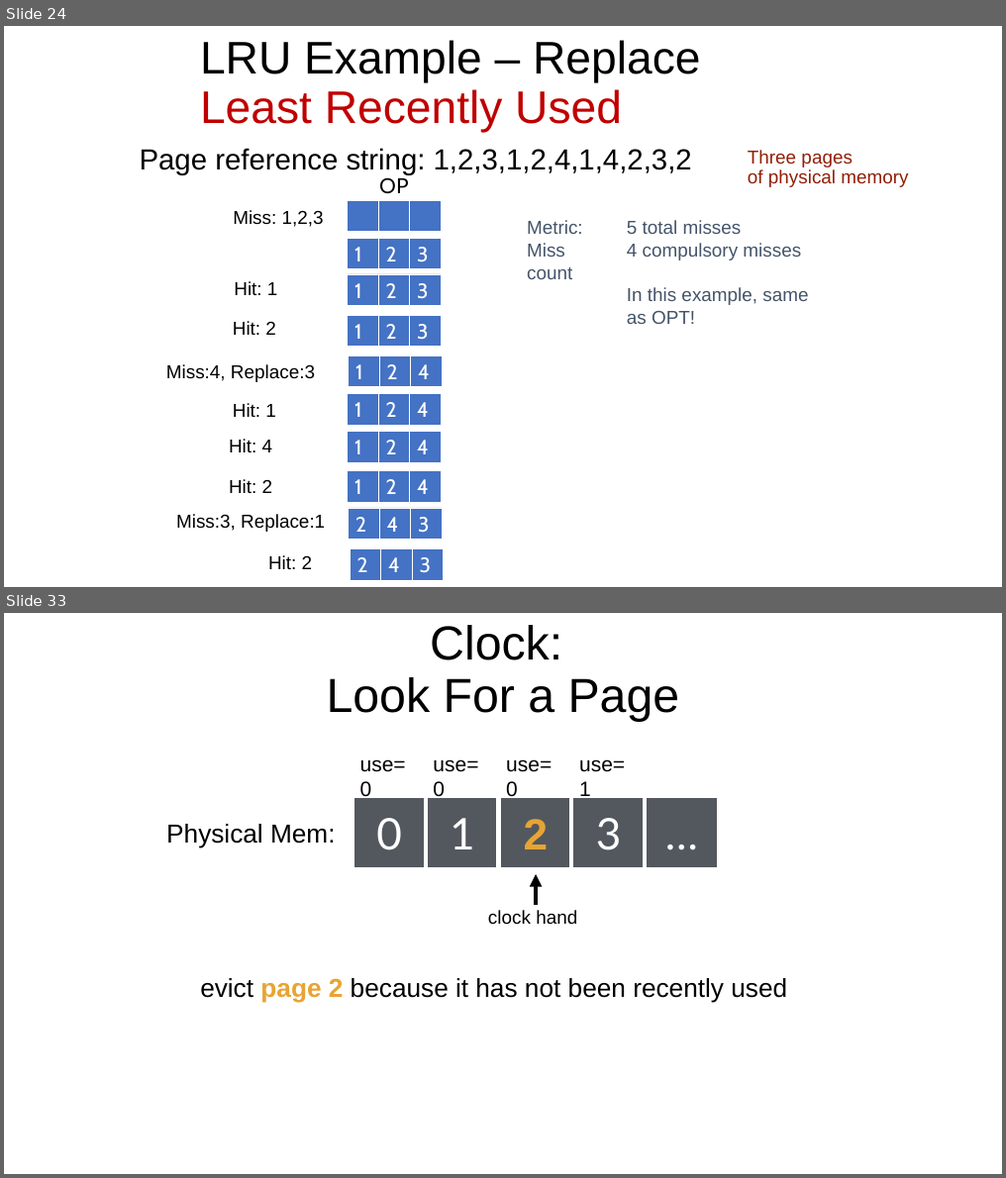
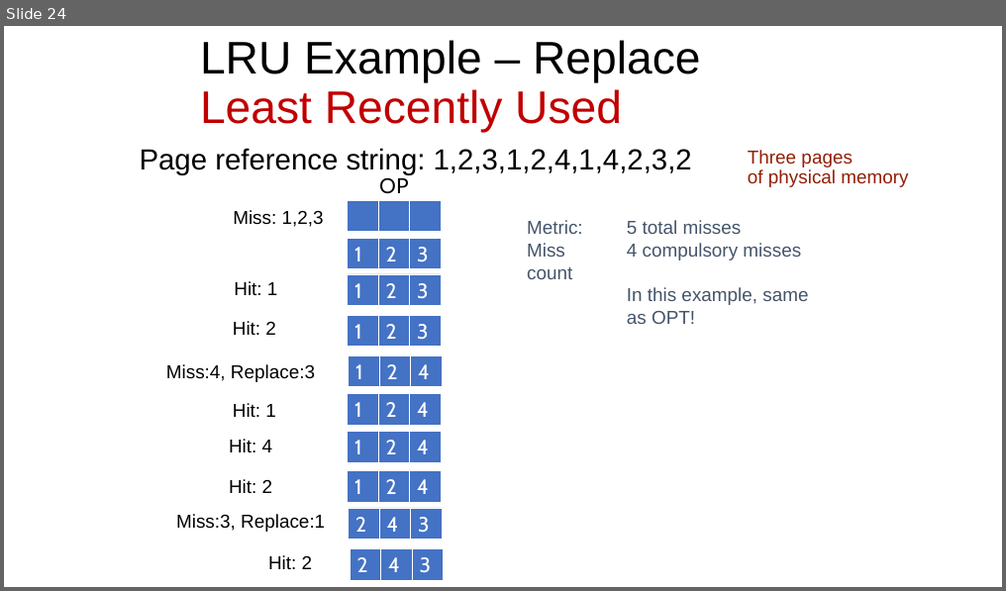
Before and after one commit to ngsrinivas/coursegen, a slide deck: ex/416-F23/staging/416-F23/lectures/08-virtual-memory.pptx. Shown one above the other, each under a label of ours: slides 24 and 33 before the commit, slide 24 after it; the slides between them are not shown. The pictures are 1006x1178 and 1006x591 pixels, drawn with LibreOffice and Linux fonts; fonts in the diff are those of the drawing. Boxes give left, top, right and bottom in pixels: in the first picture for what was removed or moved away, otherwise in the second. Text is boxed around its words. In the diff, an @@ line names an element or a change of style, - is before the commit and + after.

```diff
--- a/ex/416-F23/staging/416-F23/lectures/08-virtual-memory.pptx
+++ b/ex/416-F23/staging/416-F23/lectures/08-virtual-memory.pptx
@@ slide 33 removed at [4, 613, 1002, 1174], background #FFFFFF @@
@@ title removed at [327, 625, 680, 721] @@
-Clock:
-Look For a Page
@@ text removed at [360, 760, 406, 800] @@
-use=0
@@ text removed at [433, 760, 478, 800] @@
-use=0
@@ text removed at [506, 760, 551, 800] @@
-use=0
@@ text removed at [579, 760, 625, 800] @@
-use=1
@@ rectangle removed at [352, 796, 426, 869] @@
-0
@@ rectangle removed at [426, 796, 500, 869] @@
-1
@@ rectangle removed at [499, 796, 573, 869] @@
-2
@@ rectangle removed at [571, 796, 646, 869] @@
-3
@@ rectangle removed at [645, 796, 719, 869] @@
-…
@@ text removed at [166, 824, 336, 849] @@
-Physical Mem:
@@ arrow removed from (536, 905) to (536, 874) @@
@@ text removed at [488, 910, 577, 925] @@
-clock hand
@@ text removed at [200, 978, 787, 1003] @@
-evict page 2 because it has not been recently used
```
Also in this commit, not shown: 18 other slides removed, 7 other files.
